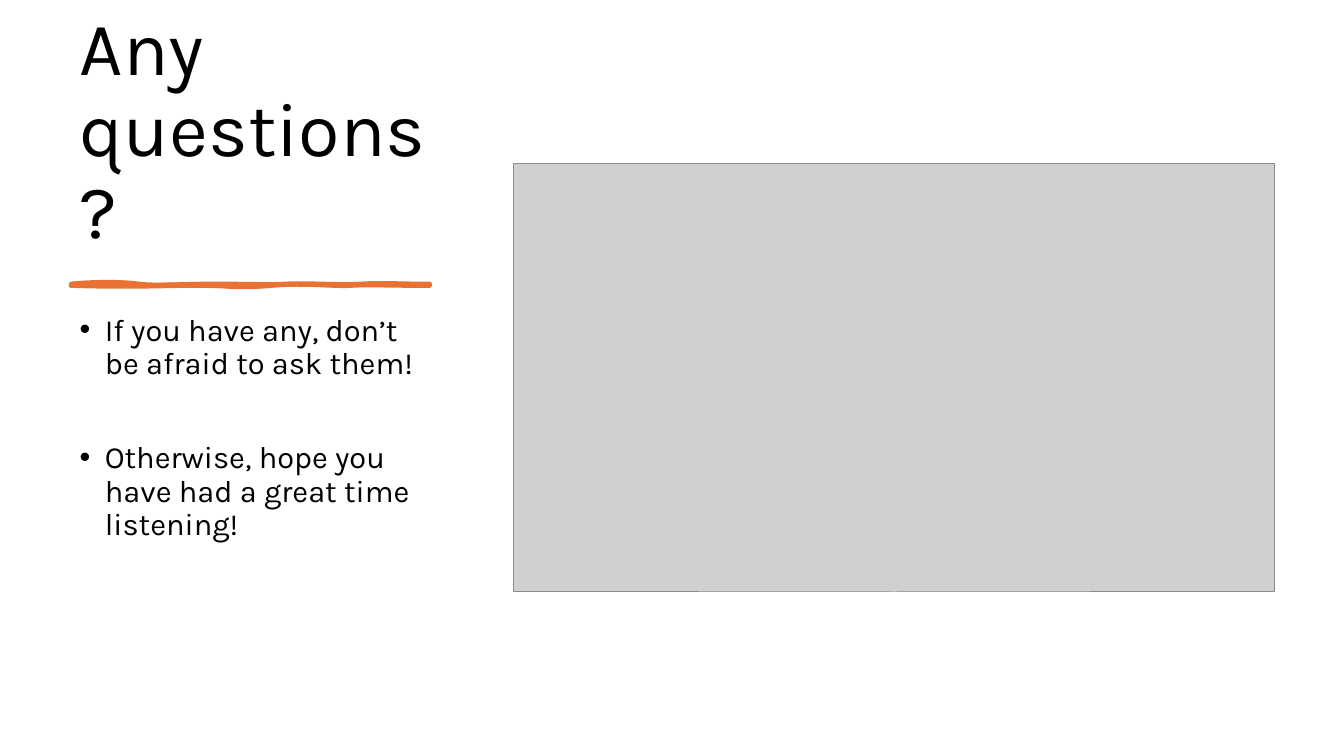
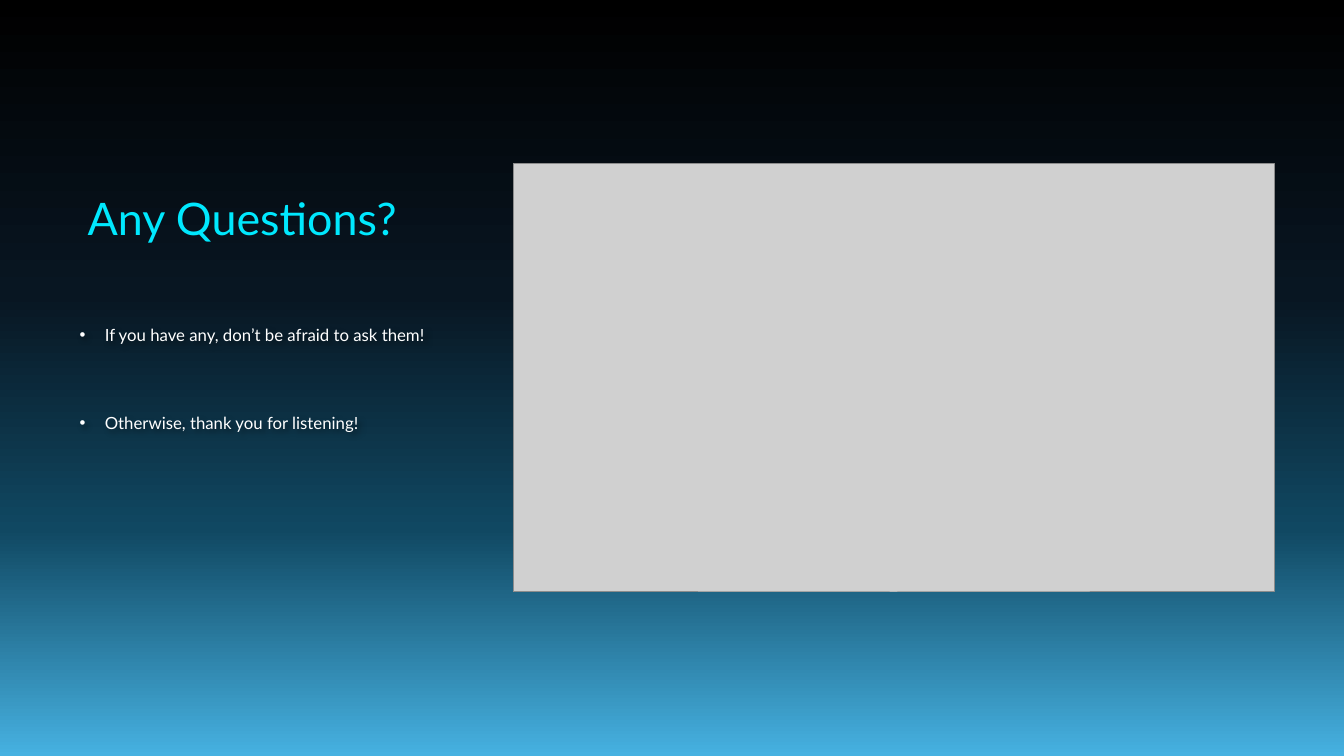
Before and after one commit to forrest10101/Portfolio-Platformer, a slide deck: slide 15 of TechnoSprint Pitch Presentation.pptx. Drawn at 1344x756 pixels with LibreOffice and Linux fonts; fonts in the diff are those of the drawing; grey boxes stand for pictures; background and template pictures are left out. Boxes give left, top, right and bottom in pixels: in the first picture for what was removed or moved away, otherwise in the second. Text is boxed around its words. In the diff, an @@ line names an element or a change of style, - is before the commit and + after.

Commit message:
Update 17/11/2026
Updated powerpoint to fix up issues, add new designs, fonts, and other new stuff.

```diff
--- a/TechnoSprint Pitch Presentation.pptx
+++ b/TechnoSprint Pitch Presentation.pptx
@@ background #FFFFFF to picture (left out) @@
@@ title at (88,202,397,243): text changed; size 54 to 32 pt; font Karla to Lato; text colour #000000 to gradient #00E8FE to #04B4C6 @@
-Any questions?
+Any Questions?
@@ freeform shape removed at (71,283,430,285) @@
@@ text at (105,328,425,344): size 22 to 12 pt, font Karla to Lato, text colour #000000 to #FFFFFF in "If you have any, don’t be afraid ..."; line spacing 0.9 to 1.5 @@
@@ text at (105,416,358,432): text changed; size 22 to 12 pt; font Karla to Lato; text colour #000000 to #FFFFFF @@
-• Otherwise, hope you have had a great time listening!
+• Otherwise, thank you for listening!
```
Also in this commit, not shown: 13 other slides changed, 3 other files.
